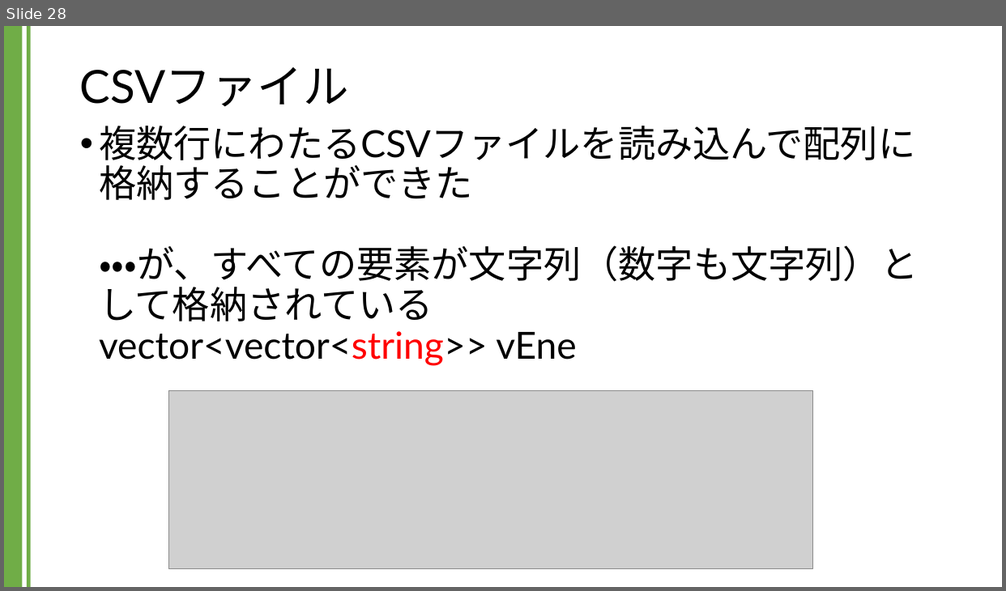
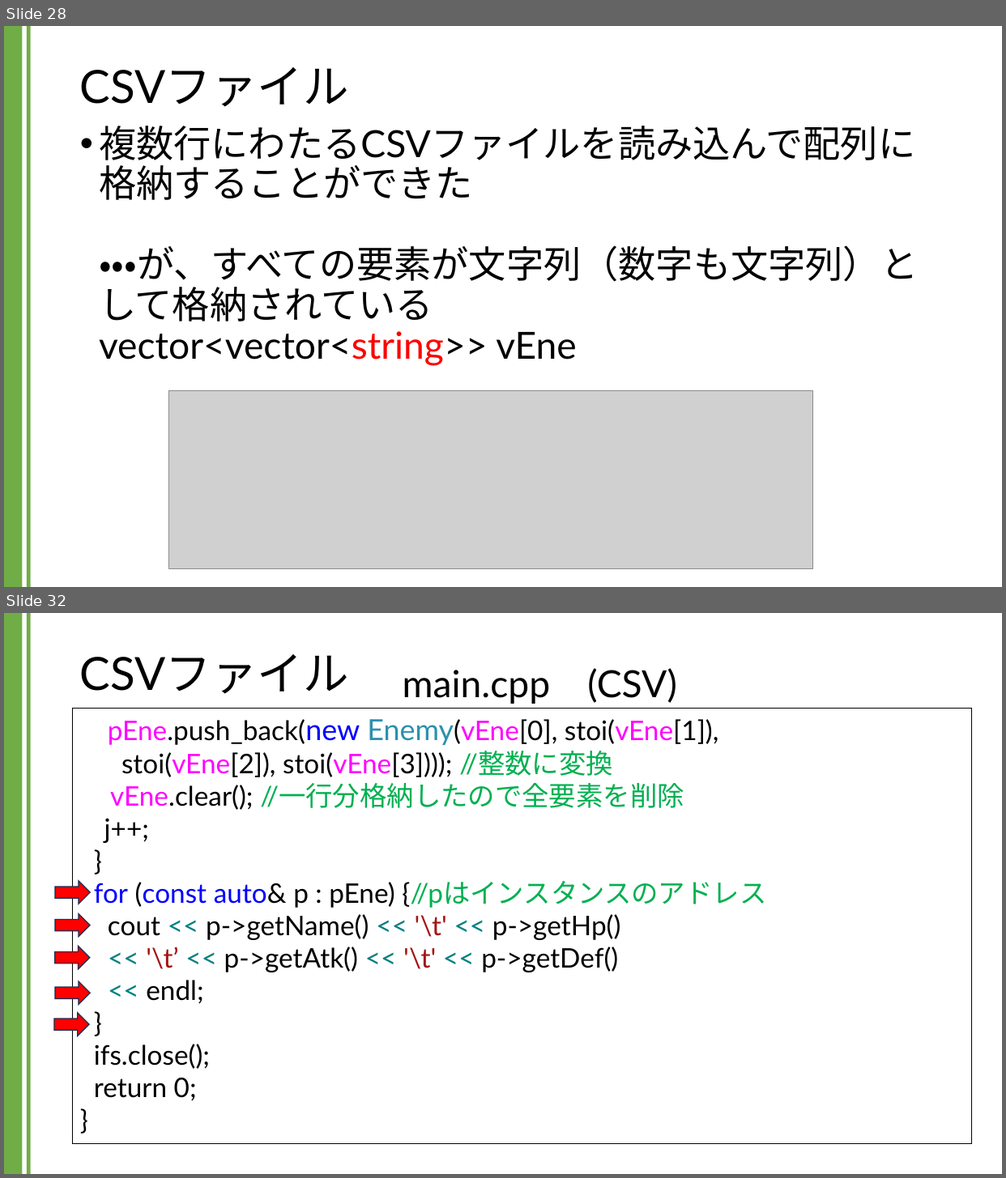
Before and after one commit to kic-murata/cpp2024, a slide deck: 授業資料/講義資料：CSVファイル.pptx. Shown one above the other, each under a label of ours: slide 28 before the commit, slides 28 and 32 after it; the slides between them are not shown. The pictures are 1006x591 and 1006x1178 pixels, drawn with LibreOffice and Linux fonts; fonts in the diff are those of the drawing; grey boxes stand for pictures. Boxes give left, top, right and bottom in pixels: in the first picture for what was removed or moved away, otherwise in the second. Text is boxed around its words. In the diff, an @@ line names an element or a change of style, - is before the commit and + after.

```diff
--- a/授業資料/講義資料：CSVファイル.pptx
+++ b/授業資料/講義資料：CSVファイル.pptx
@@ slide 32 added at (4, 613, 1002, 1174), background #FFFFFF; not listed: 2 template elements that a slide beside it also shows @@
@@ title added at (80, 654, 349, 694), 44 pt, text #000000 @@
+CSVファイル
@@ text added at (403, 668, 677, 704), 36 pt, text #000000 @@
+main.cpp (CSV)
@@ rectangle added at (73, 708, 972, 1144), outline #000000 0.75 pt, 26 pt, text #000000 @@
+pEne.push_back(new Enemy(vEne[0], stoi(vEne[1]),
+stoi(vEne[2]), stoi(vEne[3]))); //整数に変換
+vEne.clear(); //一行分格納したので全要素を削除
+j++;
+}
+for (const auto& p : pEne) {//pはインスタンスのアドレス
+cout << p->getName() << '\t' << p->getHp()
+<< '\t’ << p->getAtk() << '\t' << p->getDef()
+<< endl;
+}
+ifs.close();
+return 0;
+}
@@ right arrow added at (55, 881, 90, 905), fill #FF0000, outline #1E3256 1 pt @@
@@ right arrow added at (55, 914, 90, 937), fill #FF0000, outline #1E3256 1 pt @@
@@ right arrow added at (55, 946, 90, 969), fill #FF0000, outline #1E3256 1 pt @@
@@ right arrow added at (55, 982, 90, 1004), fill #FF0000, outline #1E3256 1 pt @@
@@ right arrow added at (54, 1013, 89, 1036), fill #FF0000, outline #1E3256 1 pt @@
```
Also in this commit, not shown: 14 slides changed, 5 other slides added, 11 slides removed.
